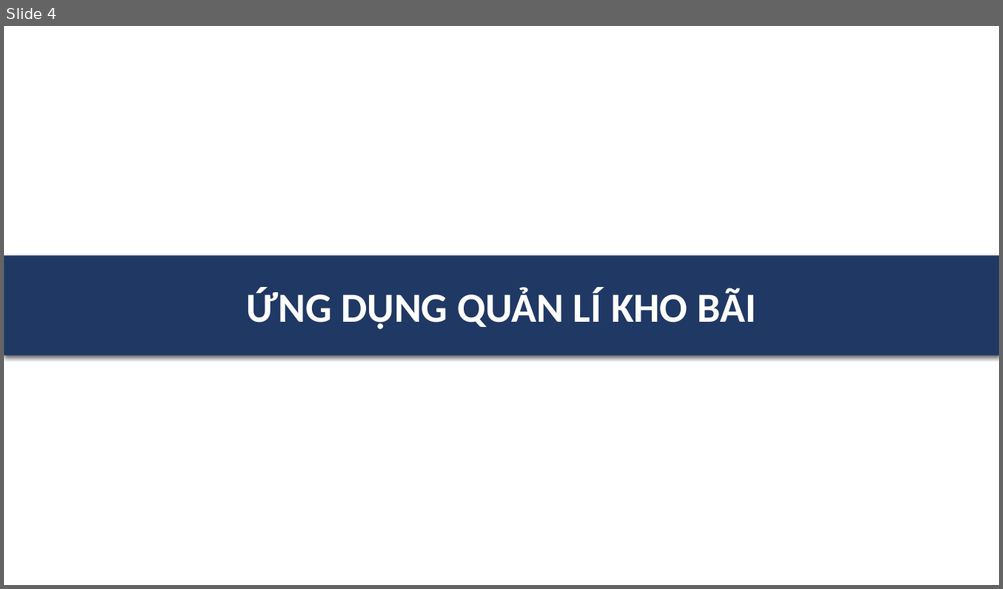
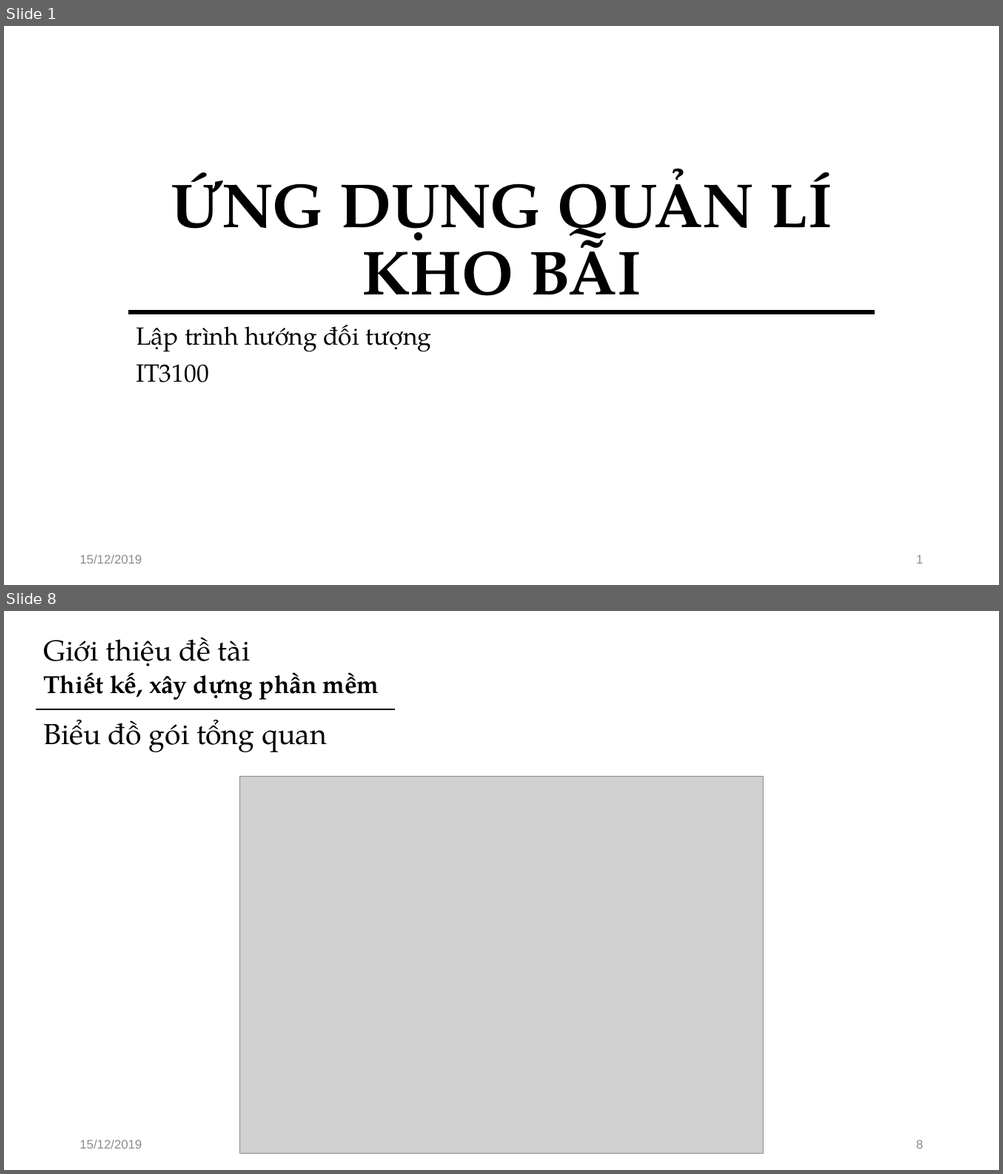
Before and after one commit to cvhoangpt/20191_OOP, a slide deck: eclipse_code/Quanlikhobai/doc/Slide BTL nhom 13.pptx. Shown one above the other, each under a label of ours: slide 4 before the commit, slides 1 and 8 after it; the slides between them are not shown. The pictures are 1003x589 and 1003x1174 pixels, drawn with LibreOffice and Linux fonts; fonts in the diff are those of the drawing; grey boxes stand for pictures. Boxes give left, top, right and bottom in pixels: in the first picture for what was removed or moved away, otherwise in the second. Text is boxed around its words. In the diff, an @@ line names an element or a change of style, - is before the commit and + after.

```diff
--- a/eclipse_code/Quanlikhobai/doc/Slide BTL nhom 13.pptx
+++ b/eclipse_code/Quanlikhobai/doc/Slide BTL nhom 13.pptx
@@ slide 8 added at [4, 611, 999, 1170], background #FFFFFF @@
@@ title added at [44, 637, 250, 667], 28 pt, text #000000 @@
+Giới thiệu đề tài
@@ text added at [44, 672, 379, 700], 23.8 pt, text #000000, bold @@
+Thiết kế, xây dựng phần mềm
@@ line added from (36, 709) to (395, 709), #000000 1.5 pt @@
@@ text added at [44, 720, 327, 752], 28 pt, text #000000 @@
+Biểu đồ gói tổng quan
@@ picture added at [240, 777, 763, 1153] @@
@@ text added at [79, 1140, 142, 1149], 12 pt, text #8C8C8C @@
+15/12/2019
@@ page number added at [916, 1140, 922, 1149], 12 pt, text #8C8C8C @@
+8
@@ what was slide 4 is now slide 1 @@
@@ slide 1 changed as well @@
@@ title "ỨNG DỤNG QUẢN LÍ KHO ...": place and size @@
-title "ỨNG DỤNG QUẢN LÍ KHO ..." at [4, 256, 999, 356]
+title "ỨNG DỤNG QUẢN LÍ KHO ..." at [170, 168, 832, 315]
@@ title "ỨNG DỤNG QUẢN LÍ KHO ..." at [170, 168, 832, 315]: size 40 to 60 pt, font Calibri to TeX Gyre Pagella, text colour #FFFFFF to #000000; line spacing 1 to 0.9; vertical alignment middle to bottom; fill #203864 to none; shadow off @@
@@ line added from (128, 312) to (875, 312), #000000 4.5 pt @@
@@ subtitle added at [136, 325, 431, 383], 24 pt, text #000000 @@
+Lập trình hướng đối tượng
+IT3100
@@ text added at [79, 555, 142, 564], 12 pt, text #8C8C8C @@
+15/12/2019
@@ page number added at [916, 555, 922, 564], 12 pt, text #8C8C8C @@
+1
```
Also in this commit, not shown: 1 other slide changed, 8 other slides added, 3 slides removed, 1 other file.
